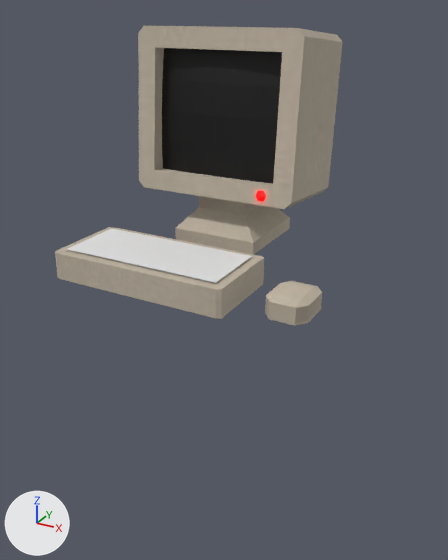
The Blender file src/models/computer.blend as it was, and as the next commit left it.
Rendered twice from a 50 mm lens placed at (2.29, -4.23, 1.73), pointed at (0.14, -0.32, -0.22). Every picture has the same lights, and +X, +Y and +Z are marked at lower left.
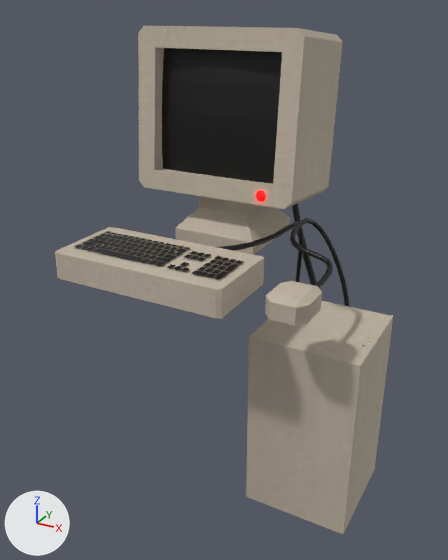
Edits to the bpy script that builds the scene:
```text
Add mat_keyboard:
    mat_keyboard = bpy.data.materials.new('Keyboard')
    # uses the picture img_keyboard_png
Change me_plane:
    remove me_plane.from_pydata(...)  # 4 vertices, 1 face; spans x -0.591..0.591, y -0.25..0.25, z 0.0
    add me_plane.from_pydata(...)  # 36 vertices, 51 faces; spans x -0.591..0.591, y -0.2..0.2, z 0.0
    me_plane part 1: the whole mesh is rebuilt
    add me_plane.materials.append(mat_keyboard)
Add cu_beziercurve_002:
    cu_beziercurve_002 = bpy.data.curves.new('BezierCurve.002', 'CURVE')
    cu_beziercurve_002.dimensions = '3D'
    _sp = cu_beziercurve_002.splines.new('BEZIER'); _sp.bezier_points.add(1)
    _sp.bezier_points.foreach_set('co', [-0.896, -0.0647, 0.115, 0.0649, 0.273, 1.492])
    _sp.bezier_points.foreach_set('handle_left', [-1.598, 0.0166, 0.115, 0.738, 0.531, 0.598])
    _sp.bezier_points.foreach_set('handle_right', [-0.193, -0.146, 0.115, -0.521, 0.0484, 2.27])
    for _p, _l, _r in zip(_sp.bezier_points, ['ALIGNED', 'ALIGNED'], ['ALIGNED', 'ALIGNED']): _p.handle_left_type = _l; _p.handle_right_type = _r
    _sp.order_u = 0
    _sp.order_v = 0
    cu_beziercurve_002.materials.append(mat_material_001)  # black #000000
    cu_beziercurve_002.use_path = True
    cu_beziercurve_002.bevel_depth = 0.03
    cu_beziercurve_002.fill_mode = 'FULL'
Add cu_beziercurve_001:
    cu_beziercurve_001 = bpy.data.curves.new('BezierCurve.001', 'CURVE')
    cu_beziercurve_001.dimensions = '3D'
    _sp = cu_beziercurve_001.splines.new('BEZIER'); _sp.bezier_points.add(2)
    _sp.bezier_points.foreach_set('co', [-1.206, -0.0862, 0.306, 0.0308, 0.136, 0.354, -0.442, -0.222, -0.475])
    _sp.bezier_points.foreach_set('handle_left', [-1.877, 0.138, 0.311, -1.111, 0.24, 0.422, -0.332, -0.559, -0.407])
    _sp.bezier_points.foreach_set('handle_right', [-0.157, -0.437, 0.297, 1.025, 0.0455, 0.295, -0.745, 0.712, -0.663])
    for _p, _l, _r in zip(_sp.bezier_points, ['ALIGNED', 'ALIGNED', 'ALIGNED'], ['ALIGNED', 'ALIGNED', 'ALIGNED']): _p.handle_left_type = _l; _p.handle_right_type = _r
    _sp.order_u = 0
    _sp.order_v = 0
    cu_beziercurve_001.materials.append(mat_material)  # black #000000
    cu_beziercurve_001.use_path = True
    cu_beziercurve_001.bevel_depth = 0.02
    cu_beziercurve_001.fill_mode = 'FULL'
Add cu_beziercurve:
    cu_beziercurve = bpy.data.curves.new('BezierCurve', 'CURVE')
    cu_beziercurve.dimensions = '3D'
    _sp = cu_beziercurve.splines.new('BEZIER'); _sp.bezier_points.add(2)
    _sp.bezier_points.foreach_set('co', [-0.896, -0.0647, 0.115, 0.0705, -0.489, 0.113, -0.243, -0.878, -0.7])
    _sp.bezier_points.foreach_set('handle_left', [-1.396, -0.565, 0.115, -1.059, -0.29, 0.174, 0.716, -0.25, -1.499])
    _sp.bezier_points.foreach_set('handle_right', [-0.396, 0.435, 0.115, 1.054, -0.662, 0.0592, -0.929, -1.327, -0.129])
    for _p, _l, _r in zip(_sp.bezier_points, ['ALIGNED', 'ALIGNED', 'ALIGNED'], ['ALIGNED', 'ALIGNED', 'ALIGNED']): _p.handle_left_type = _l; _p.handle_right_type = _r
    _sp.order_u = 0
    _sp.order_v = 0
    cu_beziercurve.materials.append(mat_material)  # black #000000
    cu_beziercurve.use_path = True
    cu_beziercurve.bevel_depth = 0.02
    cu_beziercurve.fill_mode = 'FULL'
Add ob_beziercurve_002:
    ob_beziercurve_002 = bpy.data.objects.new('BezierCurve.002', cu_beziercurve_002)
    ob_beziercurve_002.location = (0.544, 0.799, -0.826)
    ob_beziercurve_002.rotation_euler = (0.0, 0.0, 1.833)  # degrees (0, 0, 105)
Add ob_cube_005:
    ob_cube_005 = bpy.data.objects.new('Cube.005', me_cube_005)  # 12 vertices, 10 faces; spans x -0.4..0.4, y -0.8..0.0, z -0.313..1.127; in mat_plastic (picture img_office_wall_jpg)
    ob_cube_005.location = (1.0, 0.0, -1.5)
Add ob_beziercurve_001:
    ob_beziercurve_001 = bpy.data.objects.new('BezierCurve.001', cu_beziercurve_001)
    ob_beziercurve_001.location = (0.633, 0.309, -0.244)
    ob_beziercurve_001.rotation_euler = (0.0, 0.0, 1.833)  # degrees (0, 0, 105)
Add ob_beziercurve:
    ob_beziercurve = bpy.data.objects.new('BezierCurve', cu_beziercurve)
    ob_beziercurve.location = (0.0, 0.0, 0.0)
    ob_beziercurve.rotation_euler = (0.0, 0.0, 1.833)  # degrees (0, 0, 105)
```

Location of each change, [x1, y1, x2, y2] in pixels of the pictures (448 x 560 px):
'Cube.005', added
    after: [246, 301, 393, 534]
'Plane', reshaped (8% narrower, 11% shorter)
    before: [68, 229, 252, 283]
    after: [74, 231, 244, 279]
'BezierCurve.001', added (black)
    after: [290, 218, 349, 306]
'BezierCurve', added (black)
    after: [218, 222, 304, 282]
'BezierCurve.002', added
    after: [292, 203, 317, 285]
